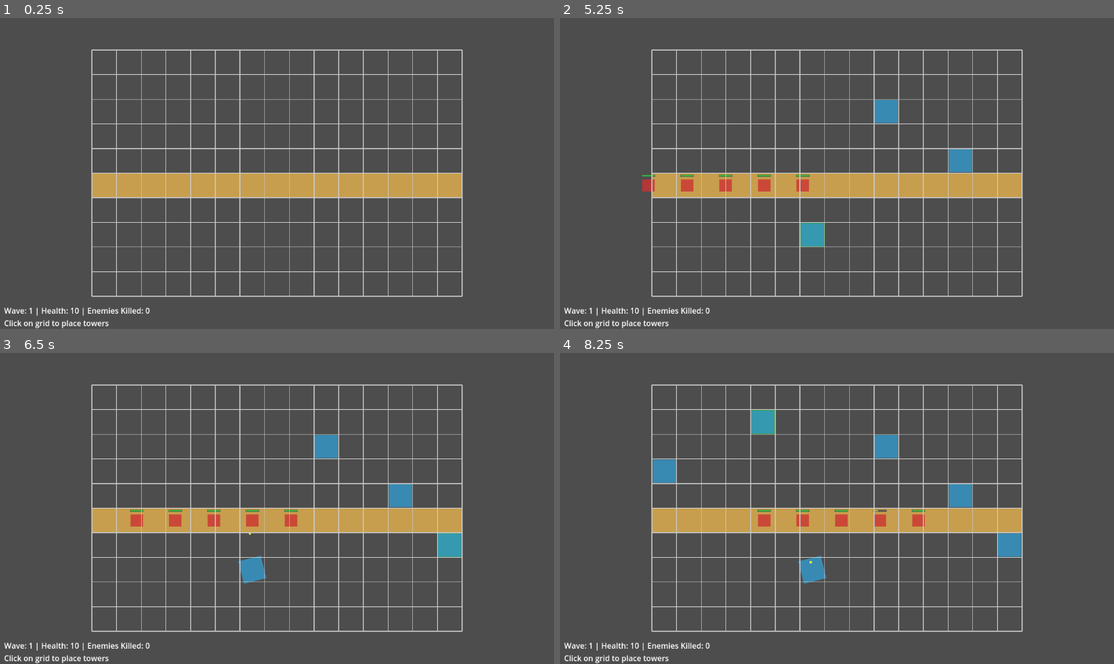
Above: before the commit, frames 1-4 (two rows, left to right).
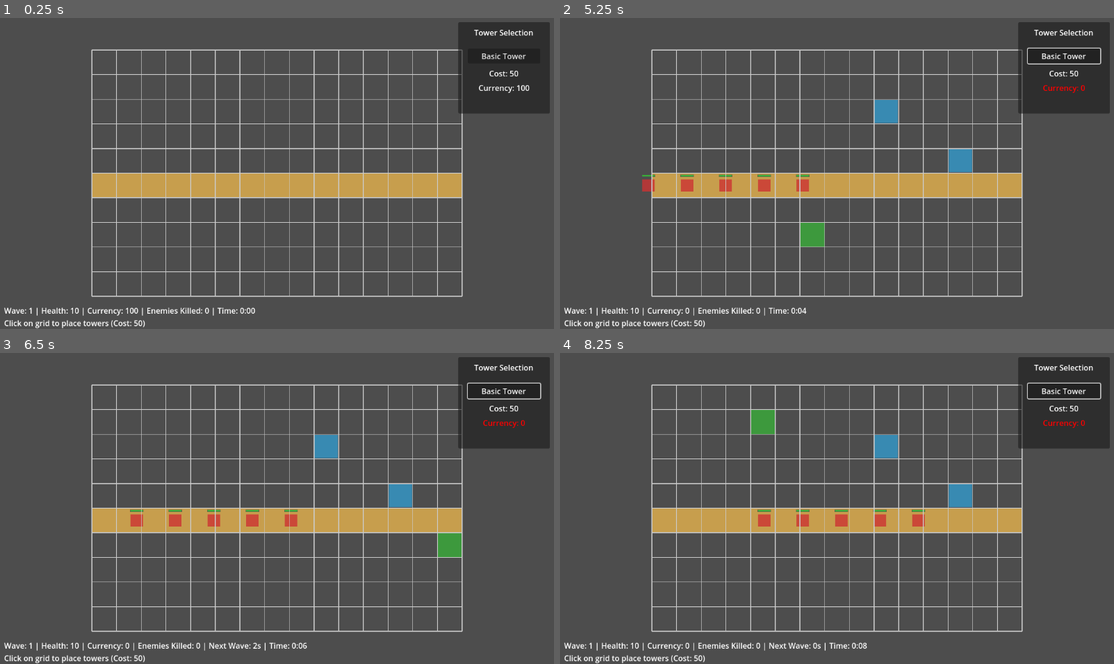
Above: after the commit, the same moments.

Repository: rivie13/CyberCrawler_basic_tower_defense_demo
Game: Godot game, scene res://scenes/Main.tscn
The game is run twice, just before and just after one commit, with the same random seed, the same clock (stepped at 60 frames per second) and the same inputs. Before the commit the project starts from res://Main.tscn.
Inputs (mouse positions are in pixels of both pictures, inside the frame that each line leads up to):
- Up to frame 1 (0.25 s): no input
- Up to frame 2 (5.25 s): click (1064, 55) at 0.5 s, where only the run after the commit has a clickable "Basic Tower"; click (1064, 55) at 1.25 s, where only the run after the commit has a clickable "Basic Tower"; click (1064, 55) at 2 s, where only the run after the commit has a clickable "Basic Tower"; tap G at 2.75 s; move the mouse to (958, 157) at 2.77 s; click (958, 157) at 2.92 s; move the mouse to (726, 189) at 3.52 s; click (726, 189) at 3.67 s; move the mouse to (892, 105) at 4.27 s; click (892, 105) at 4.42 s; move the mouse to (809, 235) at 5.02 s; click (809, 235) at 5.17 s
- Up to frame 3 (6.5 s): move the mouse to (443, 555) at 5.77 s; click (443, 555) at 5.92 s
- Up to frame 4 (8.25 s): move the mouse to (670, 461) at 6.52 s; click (670, 461) at 6.67 s; move the mouse to (864, 508) at 7.27 s; click (864, 508) at 7.42 s; move the mouse to (753, 430) at 8.02 s; click (753, 430) at 8.17 s

The runs differ from the first frame. In frame 1, 5.1% of the frame differs, in the area x 15-100%, y 1-100%; in frame 2, 5.4%; in frame 3, 5.8%; in frame 4, 6.5%.

Commit message:
Refactor project structure and enhance README with development priorities. Remove unused Enemy, GridSystem, Projectile, and Tower scripts to streamline the codebase. Update main scene and project settings to reflect new directory structure.
made basic UI for tower purchases, made basic currency system, towers have to be bought now, fixed some errors.

Diff:
--- a/cybercrawler_basictowerdefense/project.godot
+++ b/cybercrawler_basictowerdefense/project.godot
@@ -11,9 +11,9 @@
 [application]
 
 config/name="CyberCrawler_BasicTowerDefense"
-run/main_scene="res://Main.tscn"
+run/main_scene="res://scenes/Main.tscn"
 config/features=PackedStringArray("4.4", "Mobile")
-config/icon="res://icon.svg"
+config/icon="res://assets/icon.svg"
 
 [debug]
 
--- a/cybercrawler_basictowerdefense/Enemy.tscn
+++ b/cybercrawler_basictowerdefense/scenes/Enemy.tscn
@@ -1,6 +1,6 @@
 [gd_scene load_steps=3 format=3 uid="uid://dpf8xkqvxnlxl"]
 
-[ext_resource type="Script" path="res://Enemy.gd" id="1_a4k3q"]
+[ext_resource type="Script" path="res://scripts/Enemy.gd" id="1_a4k3q"]
 
 [sub_resource type="CircleShape2D" id="CircleShape2D_1a2k3"]
 radius = 16.0
--- /dev/null
+++ b/cybercrawler_basictowerdefense/scenes/Main.tscn
@@ -0,0 +1,81 @@
+[gd_scene load_steps=2 format=3 uid="uid://blon1xjk7cf1o"]
+
+[ext_resource type="Script" uid="uid://c0tt1gpmxwr0y" path="res://scripts/GridSystem.gd" id="1_0n2mq"]
+
+[node name="Main" type="Node2D"]
+script = ExtResource("1_0n2mq")
+
+[node name="GridContainer" type="Node2D" parent="."]
+
+[node name="Camera2D" type="Camera2D" parent="."]
+position = Vector2(480, 320)
+zoom = Vector2(0.8, 0.8)
+
+[node name="UI" type="CanvasLayer" parent="."]
+
+[node name="InfoLabel" type="Label" parent="UI"]
+anchors_preset = 2
+anchor_top = 1.0
+anchor_bottom = 1.0
+offset_left = 10.0
+offset_top = -50.0
+offset_right = 400.0
+offset_bottom = -10.0
+text = "Click on grid to place towers"
+
+[node name="TowerSelectionPanel" type="Panel" parent="UI"]
+anchors_preset = 1
+anchor_left = 1.0
+anchor_right = 1.0
+offset_left = -200.0
+offset_top = 10.0
+offset_right = -10.0
+offset_bottom = 200.0
+
+[node name="TowerSelectionLabel" type="Label" parent="UI/TowerSelectionPanel"]
+layout_mode = 0
+anchor_left = 0.5
+anchor_right = 0.5
+offset_left = -75.0
+offset_top = 10.0
+offset_right = 75.0
+offset_bottom = 30.0
+text = "Tower Selection"
+horizontal_alignment = 1
+
+[node name="BasicTowerButton" type="Button" parent="UI/TowerSelectionPanel"]
+layout_mode = 0
+anchor_left = 0.5
+anchor_top = 0.5
+anchor_right = 0.5
+anchor_bottom = 0.5
+offset_left = -75.0
+offset_top = -40.0
+offset_right = 75.0
+offset_bottom = -10.0
+text = "Basic Tower"
+
+[node name="CostLabel" type="Label" parent="UI/TowerSelectionPanel"]
+layout_mode = 0
+anchor_left = 0.5
+anchor_top = 0.5
+anchor_right = 0.5
+anchor_bottom = 0.5
+offset_left = -75.0
+offset_right = 75.0
+offset_bottom = 20.0
+text = "Cost: 50"
+horizontal_alignment = 1
+
+[node name="CurrencyLabel" type="Label" parent="UI/TowerSelectionPanel"]
+layout_mode = 0
+anchor_left = 0.5
+anchor_top = 0.5
+anchor_right = 0.5
+anchor_bottom = 0.5
+offset_left = -75.0
+offset_top = 30.0
+offset_right = 75.0
+offset_bottom = 50.0
+text = "Currency: 100"
+horizontal_alignment = 1
--- a/cybercrawler_basictowerdefense/Projectile.tscn
+++ b/cybercrawler_basictowerdefense/scenes/Projectile.tscn
@@ -1,6 +1,6 @@
 [gd_scene load_steps=2 format=3 uid="uid://bb3t7xqsj8weh"]
 
-[ext_resource type="Script" path="res://Projectile.gd" id="1_b4k5l"]
+[ext_resource type="Script" path="res://scripts/Projectile.gd" id="1_b4k5l"]
 
 [node name="Projectile" type="Node2D"]
 script = ExtResource("1_b4k5l")
--- a/cybercrawler_basictowerdefense/Tower.tscn
+++ b/cybercrawler_basictowerdefense/scenes/Tower.tscn
@@ -1,6 +1,6 @@
 [gd_scene load_steps=2 format=3 uid="uid://cxd4p7vqr8wkn"]
 
-[ext_resource type="Script" path="res://Tower.gd" id="1_c5l6m"]
+[ext_resource type="Script" path="res://scripts/Tower.gd" id="1_c5l6m"]
 
 [node name="Tower" type="Node2D"]
 script = ExtResource("1_c5l6m")
--- a/cybercrawler_basictowerdefense/GridSystem.gd
+++ b/cybercrawler_basictowerdefense/scripts/GridSystem.gd
@@ -22,8 +22,8 @@
 var hover_grid_pos: Vector2i = Vector2i(-1, -1)
 
 # Enemy spawning
-const ENEMY_SCENE = preload("res://Enemy.tscn")
-const TOWER_SCENE = preload("res://Tower.tscn")
+const ENEMY_SCENE = preload("res://scenes/Enemy.tscn")
+const TOWER_SCENE = preload("res://scenes/Tower.tscn")
 var enemy_spawn_timer: Timer
 var wave_timer: Timer
 var enemies_alive: Array[Enemy] = []
@@ -39,9 +39,17 @@
 var time_between_waves: float = 3.0
 var max_waves: int = 10  # Win condition: survive 10 waves
 
+# Timer system
+var game_session_start_time: int = 0
+var wave_countdown_time: float = 0.0
+var wave_countdown_active: bool = false
+
 # Game state
 var player_health: int = 10
 var enemies_killed: int = 0
+var player_currency: int = 100  # Starting money for towers
+var currency_per_kill: int = 10  # Money earned per enemy killed
+var tower_cost: int = 50  # Cost to purchase a tower
 var game_over: bool = false
 var game_won: bool = false
 
@@ -52,7 +60,51 @@
 	setup_enemy_spawning()
 	create_enemy_path()
 	draw_enemy_path()
+
+	# Initialize timer system
+	game_session_start_time = Time.get_ticks_msec()
+
+	# Initialize tower selection UI
+	setup_tower_selection_ui()
+
 	start_wave()
+
+func setup_tower_selection_ui():
+	# Connect to tower selection button
+	var tower_button = $UI/TowerSelectionPanel/BasicTowerButton
+	if tower_button:
+		tower_button.pressed.connect(_on_tower_selected)
+
+	# Update tower selection UI
+	update_tower_selection_ui()
+
+func _on_tower_selected():
+	# For now, just provide feedback that tower is selected
+	# In future versions, this could switch between different tower types
+	print("Basic Tower selected - Click on grid to place (Cost: %d)" % [tower_cost])
+
+func update_tower_selection_ui():
+	# Update cost label
+	var cost_label = $UI/TowerSelectionPanel/CostLabel
+	if cost_label:
+		cost_label.text = "Cost: %d" % [tower_cost]
+
+	# Update currency label
+	var currency_label = $UI/TowerSelectionPanel/CurrencyLabel
+	if currency_label:
+		currency_label.text = "Currency: %d" % [player_currency]
+
+		# Change color based on affordability
+		if player_currency >= tower_cost:
+			currency_label.modulate = Color.WHITE
+		else:
+			currency_label.modulate = Color.RED
+
+func _process(_delta):
+	# Update wave countdown if active
+	if wave_countdown_active:
+		wave_countdown_time = wave_timer.time_left
+		update_info_label()
 
 func initialize_grid():
 	# Initialize grid data array
@@ -158,6 +210,14 @@
 		print("Cannot place tower on enemy path at position: ", grid_pos)
 		return false
 
+	# Check if player has enough currency
+	if player_currency < tower_cost:
+		print("Insufficient funds! Need %d currency, have %d" % [tower_cost, player_currency])
+		return false
+
+	# Deduct currency for tower purchase
+	player_currency -= tower_cost
+
 	# Mark grid as occupied
 	grid_data[grid_pos.y][grid_pos.x] = true
 
@@ -171,7 +231,11 @@
 	towers_placed.append(tower)
 	grid_container.add_child(tower)
 
-	print("Tower placed at grid position: ", grid_pos)
+	# Update UI immediately after purchase
+	update_info_label()
+	update_tower_selection_ui()
+
+	print("Tower purchased at grid position: ", grid_pos, " | Cost: ", tower_cost, " | Remaining currency: ", player_currency)
 	return true
 
 func get_enemies() -> Array[Enemy]:
@@ -279,14 +343,21 @@
 		enemy_spawn_timer.stop()
 		wave_active = false
 
-		# Start timer for next wave
+		# Start countdown for next wave
+		wave_countdown_active = true
+		wave_countdown_time = time_between_waves
 		wave_timer.start()
+		update_info_label()
 		return
 
 	spawn_enemy()
 	enemies_spawned_this_wave += 1
 
 func _on_wave_timer_timeout():
+	# Stop countdown and start next wave
+	wave_countdown_active = false
+	wave_countdown_time = 0.0
+
 	# Start next wave (victory check moved to _on_enemy_died)
 	current_wave += 1
 	enemies_per_wave += 2  # Increase difficulty
@@ -307,8 +378,13 @@
 func _on_enemy_died(enemy: Enemy):
 	enemies_alive.erase(enemy)
 	enemies_killed += 1
+
+	# Add currency for killing enemy
+	player_currency += currency_per_kill
+
 	update_info_label()
-	print("Enemy killed! Total killed: ", enemies_killed)
+	update_tower_selection_ui()
+	print("Enemy killed! Total killed: ", enemies_killed, " | Currency: ", player_currency)
 
 	# Check victory condition: final wave completed and all enemies dead
 	if current_wave >= max_waves and enemies_alive.is_empty() and not wave_active:
@@ -330,7 +406,27 @@
 func update_info_label():
 	var info_label = $UI/InfoLabel
 	if info_label:
-		info_label.text = "Wave: %d | Health: %d | Enemies Killed: %d\nClick on grid to place towers" % [current_wave, player_health, enemies_killed]
+		var timer_text = ""
+
+		# Add wave countdown if active
+		if wave_countdown_active and wave_countdown_time > 0:
+			timer_text = " | Next Wave: %ds" % [int(wave_countdown_time)]
+
+		# Add session time
+		var session_time = get_session_time()
+		timer_text += " | Time: %s" % [format_time(session_time)]
+
+		info_label.text = "Wave: %d | Health: %d | Currency: %d | Enemies Killed: %d%s\nClick on grid to place towers (Cost: %d)" % [current_wave, player_health, player_currency, enemies_killed, timer_text, tower_cost]
+
+func get_session_time() -> float:
+	var current_time = Time.get_ticks_msec()
+	return (current_time - game_session_start_time) / 1000.0  # Convert milliseconds to seconds
+
+func format_time(seconds: float) -> String:
+	var total_seconds = int(seconds)
+	var minutes = total_seconds / 60
+	var secs = total_seconds % 60
+	return "%d:%02d" % [minutes, secs]
 
 func trigger_game_over():
 	if game_over:
@@ -370,7 +466,8 @@
 	# Update UI
 	var info_label = $UI/InfoLabel
 	if info_label:
-		info_label.text = "GAME OVER! Waves survived: %d | Enemies killed: %d" % [current_wave, enemies_killed]
+		var final_time = format_time(get_session_time())
+		info_label.text = "GAME OVER! Waves survived: %d | Enemies killed: %d | Currency earned: %d | Time played: %s" % [current_wave, enemies_killed, player_currency, final_time]
 
 func trigger_game_won():
 	if game_won or game_over:
@@ -385,4 +482,5 @@
 	# Update UI
 	var info_label = $UI/InfoLabel
 	if info_label:
-		info_label.text = "VICTORY! You survived all %d waves! Enemies killed: %d" % [max_waves, enemies_killed]
+		var final_time = format_time(get_session_time())
+		info_label.text = "VICTORY! You survived all %d waves! Enemies killed: %d | Total currency: %d | Time played: %s" % [max_waves, enemies_killed, player_currency, final_time]
--- a/cybercrawler_basictowerdefense/Tower.gd
+++ b/cybercrawler_basictowerdefense/scripts/Tower.gd
@@ -18,7 +18,7 @@
 var tower_body: ColorRect
 
 # Projectile scene
-const PROJECTILE_SCENE = preload("res://Projectile.tscn")
+const PROJECTILE_SCENE = preload("res://scenes/Projectile.tscn")
 
 func _ready():
 	create_tower_visual()
Not shown, removed: cybercrawler_basictowerdefense/Enemy.gd.uid
Not shown, removed: cybercrawler_basictowerdefense/GridSystem.gd.uid
Not shown: 1 places in cybercrawler_basictowerdefense/Main.tscn that only renumber resources
Not shown, removed: cybercrawler_basictowerdefense/Projectile.gd.uid
Not shown, removed: cybercrawler_basictowerdefense/Tower.gd.uid
Renamed: cybercrawler_basictowerdefense/icon.svg -> cybercrawler_basictowerdefense/assets/icon.svg
Not shown, changed: cybercrawler_basictowerdefense/assets/icon.svg.import
Not shown, added: cybercrawler_basictowerdefense/scripts/Enemy.gd.uid
Not shown, added: cybercrawler_basictowerdefense/scripts/GridSystem.gd.uid
Renamed: cybercrawler_basictowerdefense/Projectile.gd -> cybercrawler_basictowerdefense/scripts/Projectile.gd
Not shown, added: cybercrawler_basictowerdefense/scripts/Projectile.gd.uid
Not shown, added: cybercrawler_basictowerdefense/scripts/Tower.gd.uid
(and 2 more such lines)
